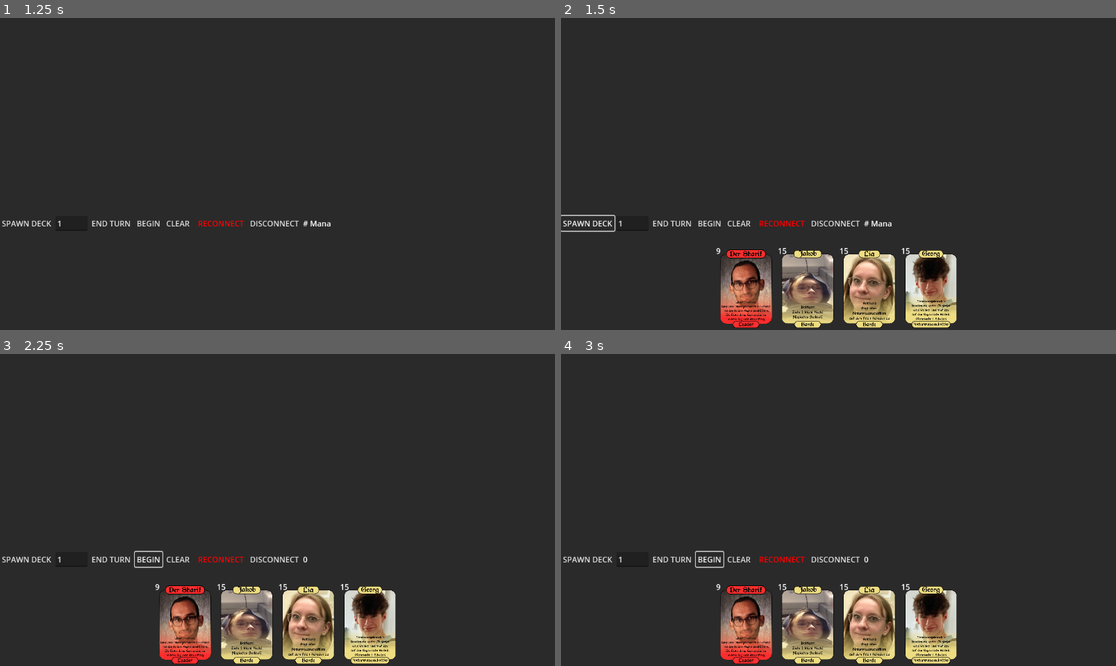
Above: before the commit, frames 1-4 (two rows, left to right).
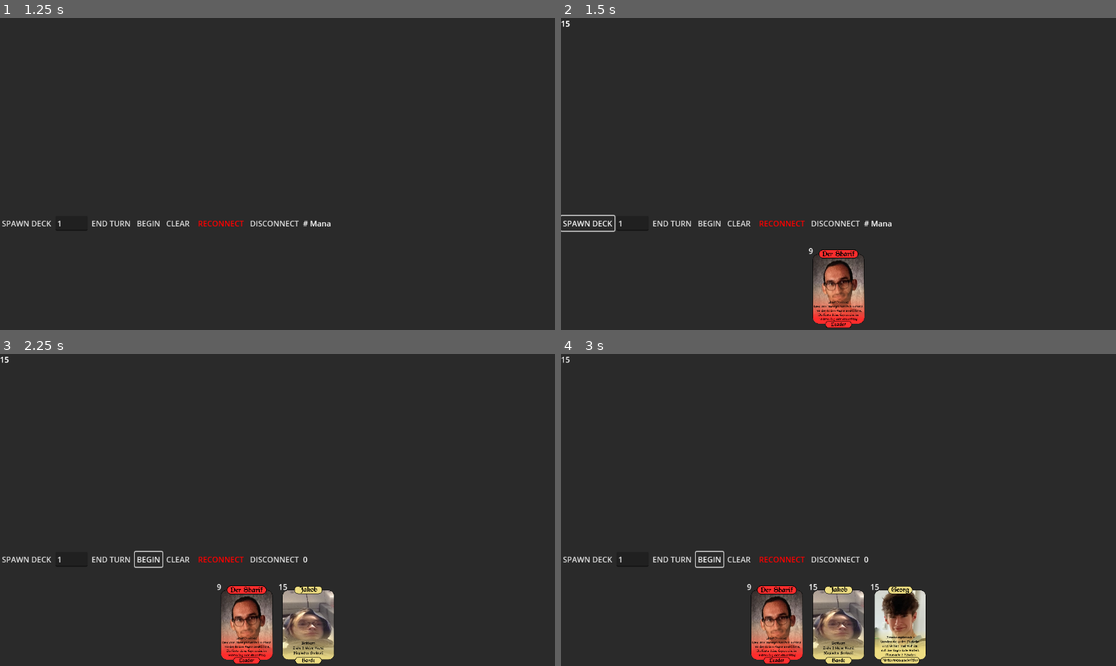
Above: after the commit, the same moments.

Repository: SpaceWAGdev/card-multiplayer
Game: Godot game, scene res://menu.tscn
Same seed, same stepped clock (60 frames per second), same inputs: the game is played once before the commit and once after it.
Inputs:
- Up to frame 1 (1.25 s): click "CONNECT" at 0.5 s
- Up to frame 2 (1.5 s): click "SPAWN DECK" at 1.25 s
- Up to frame 3 (2.25 s): click "BEGIN" at 2 s
- Up to frame 4 (3 s): click "BEGIN" at 2.75 s

Frame 1 is identical in both runs. In frame 2, 9.1% of the frame differs, in the area x 0-72%, y 0-100%; in frame 3, 8.1%; in frame 4, 9.2%.

Commit message:
Re-fix bug with cards not being palyable, add deck draw functionality

Diff:
--- a/card_base.gd
+++ b/card_base.gd
@@ -29,7 +29,7 @@
 			GameState.cancel_card_selection()
 		elif blocked_until_turn != 0 and blocked_until_turn >= game_manager.ROUND:
 			return
-		elif blocked_until_turn < game_manager.ROUND and blocked_until_turn != 0:
+		elif blocked_until_turn == game_manager.ROUND and blocked_until_turn != 0:
 			blocked_until_turn = 0
 		elif data["class"].contains("Leader") and int(data["manaCost"]) <= game_manager.MANA:
 			leader_ability()
@@ -39,6 +39,7 @@
 			GameState.get_card_selection(attack)
 		elif self.get_parent().name == "LOCAL_HAND" and int(data["mana"]) <= game_manager.MANA:
 			play(event)
+		print(game_manager.MANA)
 		print("Click on " + self.data["name"])
 	else:
 		pass
--- a/main_game.gd
+++ b/main_game.gd
@@ -32,6 +32,7 @@
 
 var ROUND = 0
 var MANA = 0
+var MAX_MANA = 10
 
 func _ready():
 	init_ws()
@@ -178,14 +179,17 @@
 
 func load_deck(deck_name: String):
 	var deck = JSON.parse_string(Helpers.load_text_file("res://Decks/" + deck_name + ".json"))
-	create_card_instance(get_card_data(deck["leader"]))
+	create_card_instance(get_card_data(deck["leader"]), false, "LOCAL_HAND")
 	for card in deck["cards"]:
 		print(card)
 		create_card_instance(get_card_data(card))
-	for child in MASTER_LOCATION_RECORD["LOCAL_DECK"].get_children():
-		move_card(child, "LOCAL_HAND")
-	update_screen_area("LOCAL_HAND")
 	sync()
+
+func draw_card():
+	var cards = MASTER_LOCATION_RECORD["LOCAL_DECK"].get_children()
+	if cards.is_empty():
+		return
+	move_card(cards.pick_random(), "LOCAL_HAND")
 
 func move_card(card: Node, new_location: String):
 	var old_parent = card.get_parent()
@@ -225,6 +229,7 @@
 func start_round():
 	GameState.begin_turn()
 	overwrite_mana(ROUND)
+	draw_card()
 
 func sync():
 	print("Attempting to sync")
@@ -263,8 +268,12 @@
 
 func update_mana(delta: int):
 	MANA += delta
+	if MANA > MAX_MANA:
+		MANA = MAX_MANA
 	$VBoxContainer/DebugUI/ManaDisplay.text = str(MANA)
 
 func overwrite_mana(value: int):
 	MANA = value
+	if MANA > MAX_MANA:
+		MANA = MAX_MANA
 	$VBoxContainer/DebugUI/ManaDisplay.text = str(MANA)
